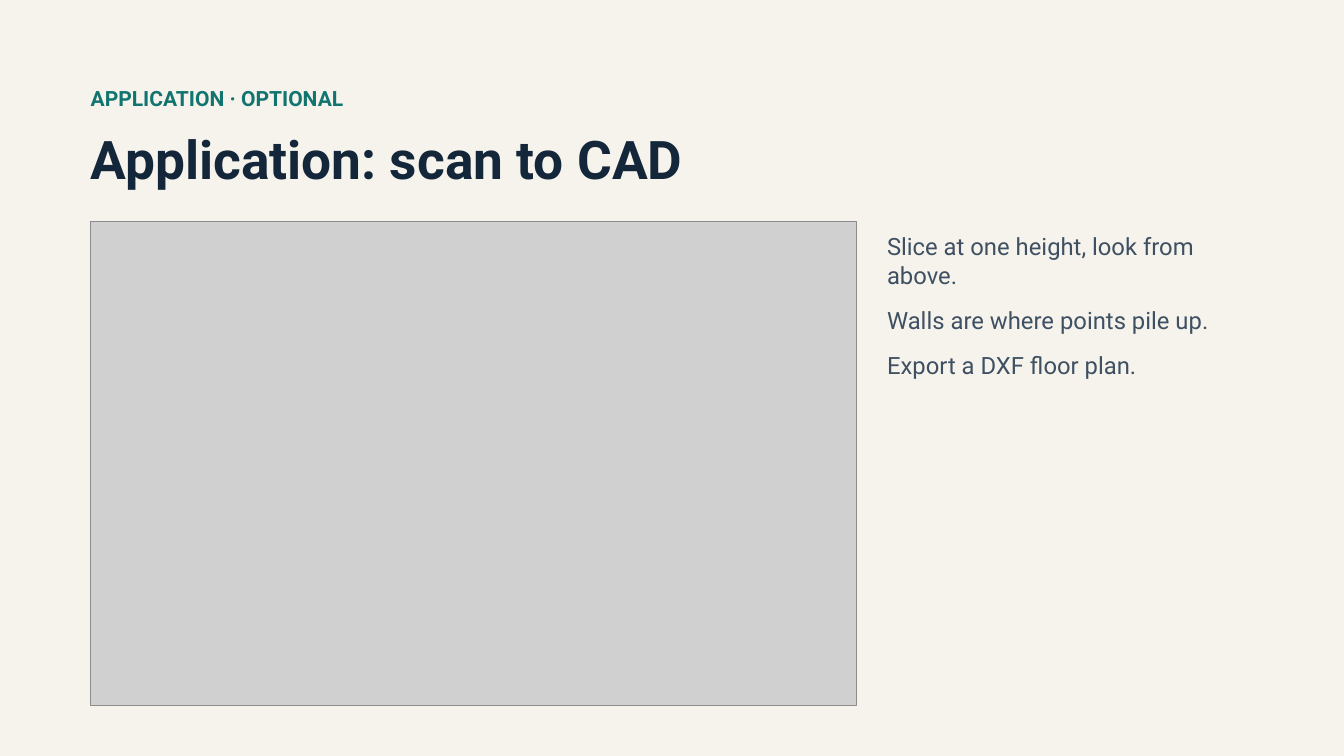
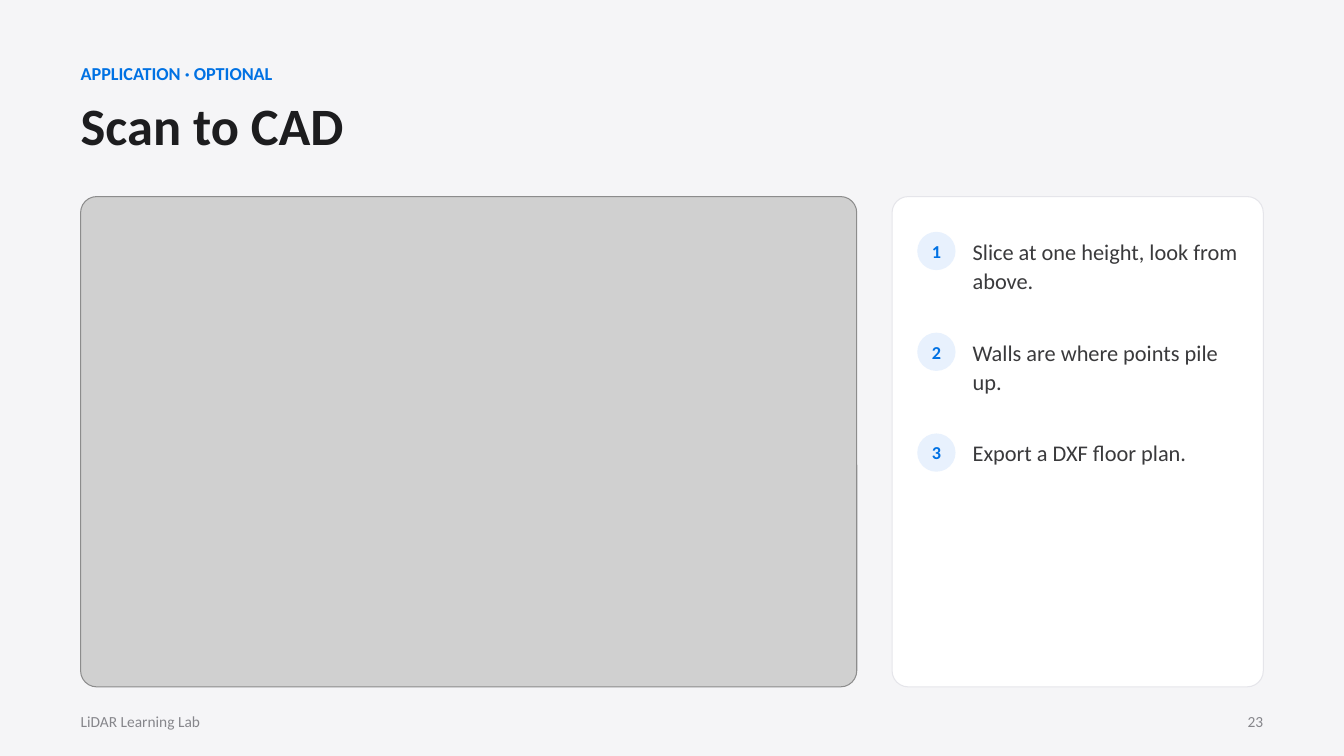
Before and after one commit to maninka123/lidar-learning-lab, a slide deck: slide 24 of presentation/LiDAR_Workshop_Slides.pptx. Drawn at 1344x756 pixels with LibreOffice and Linux fonts; fonts in the diff are those of the drawing; grey boxes stand for pictures. Boxes give left, top, right and bottom in pixels: in the first picture for what was removed or moved away, otherwise in the second. Text is boxed around its words. In the diff, an @@ line names an element or a change of style, - is before the commit and + after.

```diff
--- a/presentation/LiDAR_Workshop_Slides.pptx
+++ b/presentation/LiDAR_Workshop_Slides.pptx
@@ background #F6F3EC to #F5F5F7 @@
@@ text "APPLICATION · OPTIONAL": place and size @@
-text "APPLICATION · OPTIONAL" at box(91, 91, 343, 107)
+text "APPLICATION · OPTIONAL" at box(81, 68, 273, 80)
@@ text "APPLICATION · OPTIONAL" at box(81, 68, 273, 80): size 15 to 13 pt, font Roboto to Calibri, text colour #12746F to #0071E3; less space between paragraphs @@
@@ text at box(81, 110, 344, 146): text changed; size 38 to 37.5 pt; font Roboto to Calibri; text colour #14263A to #1D1D1F @@
-Application: scan to CAD
+Scan to CAD
@@ picture: place and size @@
-picture at box(91, 222, 857, 706)
+picture at box(81, 197, 857, 687)
@@ rounded rectangle added at box(892, 197, 1263, 687), fill #FFFFFF, outline #E5E5EA 0.75 pt @@
@@ rounded rectangle added at box(918, 232, 956, 270), fill #E8F1FD @@
@@ text "Slice at one height, look ...": place and size @@
-text "Slice at one height, look ..." at box(887, 237, 1208, 379)
+text "Slice at one height, look ..." at box(973, 244, 1237, 289)
@@ text "Slice at one height, look ..." at box(973, 244, 1237, 289): size 17 to 16 pt, font Roboto to Calibri, text colour #3E5062 to #3A3A3C; line spacing 1 to 1.08; less space between paragraphs @@
@@ text added at box(932, 246, 941, 258), 13 pt, text #0071E3, bold @@
+1
@@ text at box(887, 311, 1208, 379): paragraphs removed @@
-Walls are where points pile up.
-Export a DXF floor plan.
@@ rounded rectangle added at box(918, 333, 956, 371), fill #E8F1FD @@
@@ text added at box(932, 347, 941, 359), 13 pt, text #0071E3, bold @@
+2
@@ text added at box(973, 345, 1218, 394), 16 pt, text #3A3A3C @@
+Walls are where points pile up.
@@ rounded rectangle added at box(918, 434, 956, 472), fill #E8F1FD @@
@@ text added at box(932, 447, 941, 459), 13 pt, text #0071E3, bold @@
+3
@@ text added at box(973, 445, 1186, 465), 16 pt, text #3A3A3C @@
+Export a DXF floor plan.
@@ text added at box(81, 716, 200, 730), 11 pt, text #86868B @@
+LiDAR Learning Lab
@@ text added at box(1248, 717, 1264, 727), 11 pt, text #86868B @@
+23
```
Also in this commit, not shown: 22 other slides changed, 2 slides added, 2 slides removed.
